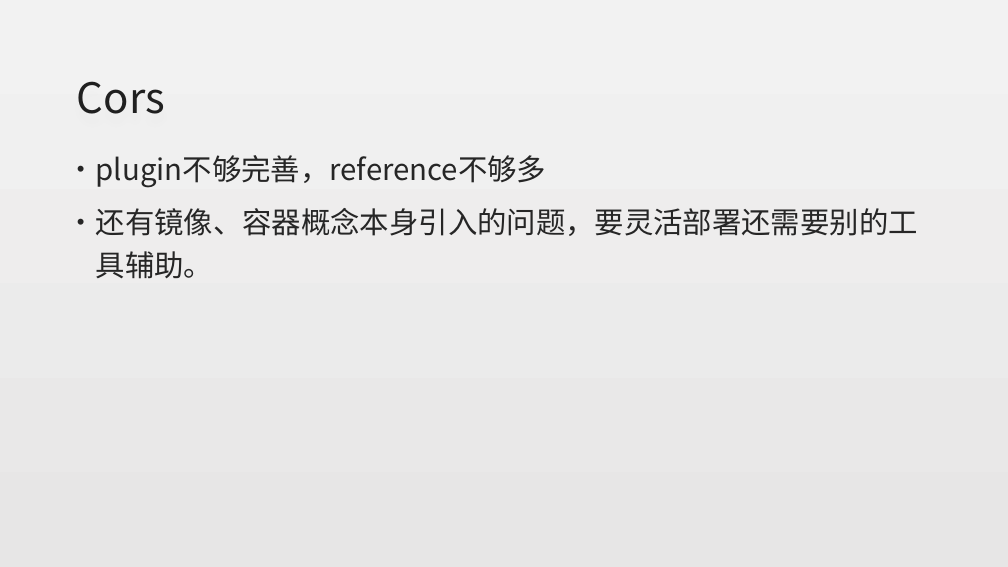
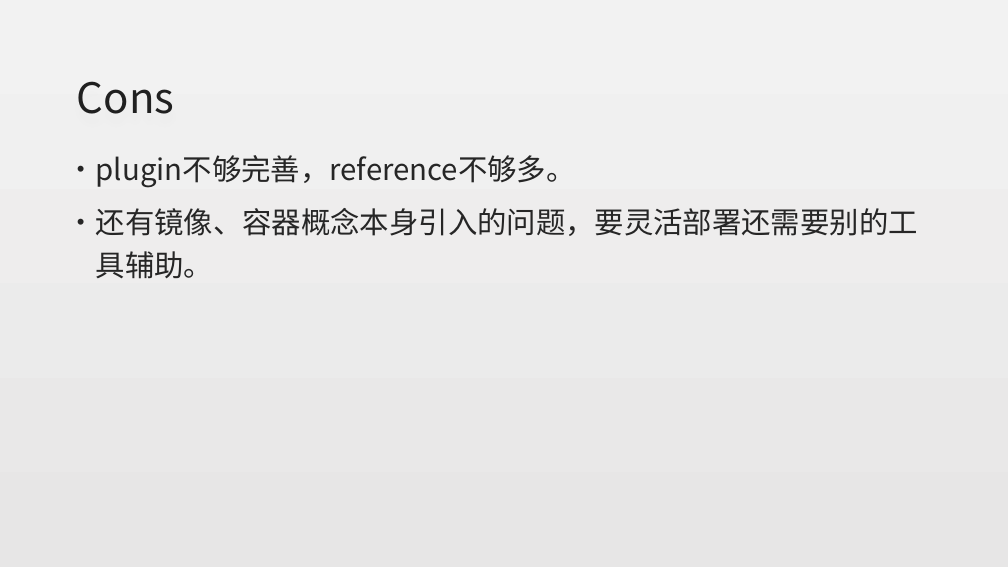
Before and after one commit to Veiasai/drone-cicd, a slide deck: slide 17 of CICD.pptx. Drawn at 1008x567 pixels with LibreOffice and Linux fonts; fonts in the diff are those of the drawing. Boxes give left, top, right and bottom in pixels: in the first picture for what was removed or moved away, otherwise in the second. Text is boxed around its words. In the diff, an @@ line names an element or a change of style, - is before the commit and + after.

```diff
--- a/CICD.pptx
+++ b/CICD.pptx
@@ title at [77, 81, 174, 114]: text changed @@
-Cors
+Cons
@@ text at [96, 155, 576, 188]: text changed @@
-• plugin不够完善，reference不够多
+• plugin不够完善，reference不够多。
```
Also in this commit, not shown: 1 other slide changed, 10 other files.
